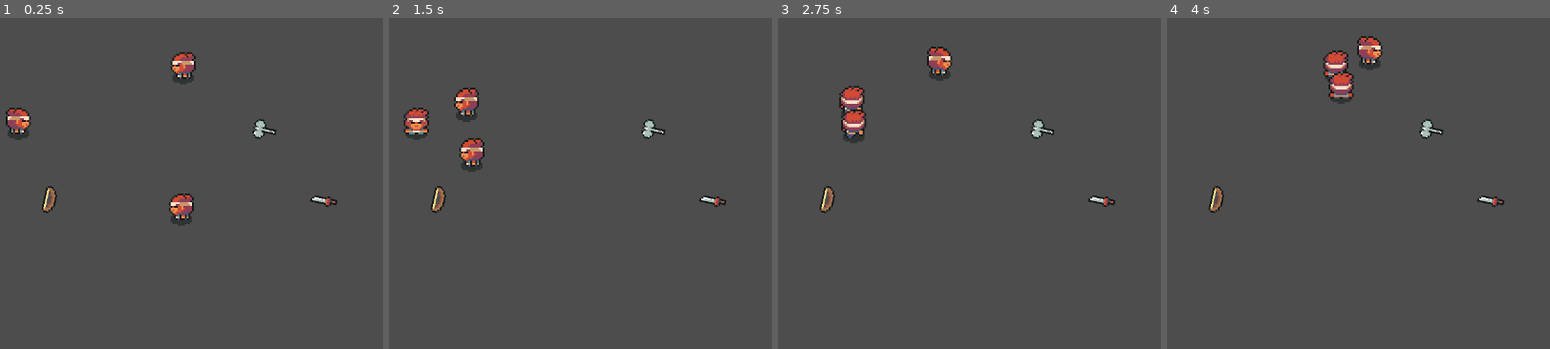
Above: before the commit, frames 1-4 (left to right).
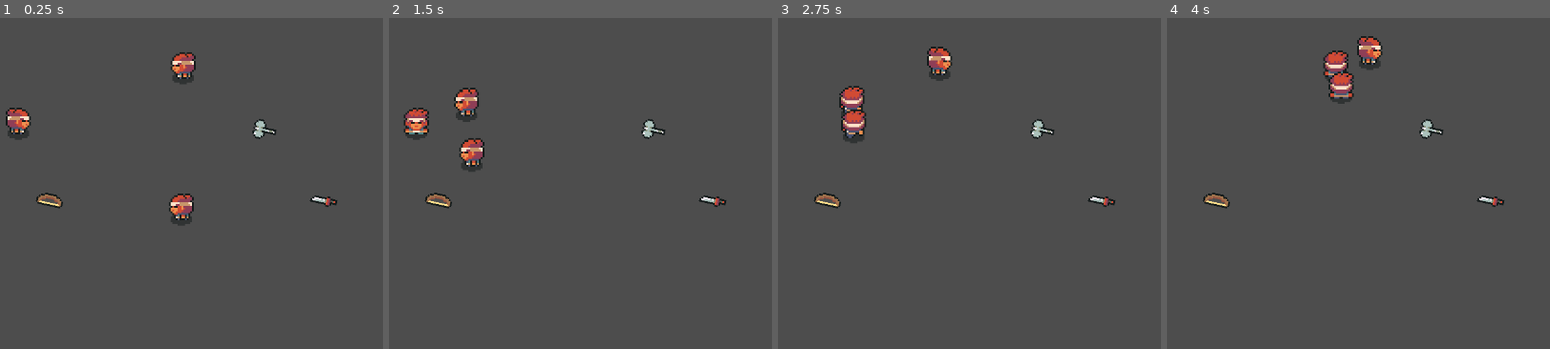
Above: after the commit, the same moments.

Repository: lucaslprimo/TheRPGProject
Game: Godot game, scene res://project/scenes/TestScene.tscn
The game is run twice, just before and just after one commit, with the same random seed, the same clock (stepped at 60 frames per second) and the same inputs.
Inputs (mouse positions are in pixels of both pictures, inside the frame that each line leads up to):
- Up to frame 1 (0.25 s): no input
- Up to frame 2 (1.5 s): move the mouse to (722, 113) at 0.52 s; press the mouse at (722, 113) at 0.53 s; hold Right (move_right) 0.53-1.28 s; move the mouse to (400, 157) at 1.27 s; release the mouse at (400, 157) at 1.28 s; hold Down (move_down) from 1.28 s (still down); tap E (interact) at 1.35 s
- Up to frame 3 (2.75 s): move the mouse to (1019, 41) at 2.02 s; release Down (move_down) at 2.03 s; hold Right (move_right) from 2.03 s (still down); hold Right mouse button (move) from 2.03 s (still down)
- Up to frame 4 (4 s): move the mouse to (1293, 219) at 2.77 s; release Right (move_right) at 2.78 s; release Right mouse button (move) at 2.78 s; hold Up (move_up) 2.78-3.53 s; tap B at 2.85 s; click (1293, 219) at 2.92 s; move the mouse to (outside the picture) at 3.52 s; hold Left (move_left) from 3.53 s (still down); tap C at 3.6 s

The runs differ from the first frame. In frame 1, 0.3% of the frame differs, in the area x 9-17%, y 50-60%; in frame 2, 0.3%; in frame 3, 0.3%; in frame 4, 0.3%.

Commit message:
Fix: Bow on back now looks normal

Diff:
--- a/project/resources/weapons/bow.tres
+++ b/project/resources/weapons/bow.tres
@@ -9,7 +9,6 @@
 script = ExtResource("1_70mkl")
 damage = 40
 weapon_type = 1
-flip_v = true
 knockback_force = 1
 weapon_sound = ExtResource("3_cqvx8")
 weapon_hit_sound = ExtResource("2_dsxe1")
--- a/project/scenes/HumanoidBase.tscn
+++ b/project/scenes/HumanoidBase.tscn
@@ -1,11 +1,10 @@
-[gd_scene load_steps=63 format=3 uid="uid://c8xs5tiuk8csl"]
+[gd_scene load_steps=62 format=3 uid="uid://c8xs5tiuk8csl"]
 
 [ext_resource type="Script" uid="uid://dkn878huqsmrg" path="res://project/scripts/humanoids/humanoid_base.gd" id="1_e3xw2"]
 [ext_resource type="Texture2D" uid="uid://baifyngifhbto" path="res://project/assets/Characters/Shadow.png" id="1_x2all"]
 [ext_resource type="Texture2D" uid="uid://3w4547733bjn" path="res://project/assets/Characters/Hunter/SpriteSheet.png" id="2_8yvsn"]
 [ext_resource type="Script" uid="uid://cb8nmj1tedwys" path="res://project/scripts/components/hurtbox_component.gd" id="3_8yvsn"]
 [ext_resource type="Script" uid="uid://c0mwlx4wif2vh" path="res://project/scripts/humanoids/skin_manager.gd" id="3_x3p1x"]
-[ext_resource type="Texture2D" uid="uid://b222oj173exhw" path="res://project/assets/Weapons/Bone/Sprite.png" id="4_hmw2o"]
 [ext_resource type="Script" uid="uid://c1c4on1mymyim" path="res://project/scripts/utils/state_machine/state_machine.gd" id="4_kqmbg"]
 [ext_resource type="Texture2D" uid="uid://bcvgip3itvvnu" path="res://project/assets/fx/SlashCurved.png" id="5_7ub6x"]
 [ext_resource type="Script" uid="uid://c6y1t1dbmj457" path="res://project/scripts/humanoids/idle_state.gd" id="5_mgefr"]
@@ -1425,8 +1424,9 @@
 position = Vector2(-9, 7.000001)
 rotation = 1.0105456
 scale = Vector2(1.5, 1.5)
-texture = ExtResource("4_hmw2o")
+texture = ExtResource("8_t6alg")
 offset = Vector2(-0.18950653, -7.864891)
+flip_h = true
 
 [node name="WeaponAnimation" type="AnimationPlayer" parent="MeleeWeapon"]
 libraries = {
@@ -1507,8 +1507,7 @@
 position = Vector2(0, -6)
 
 [node name="Bow" type="Sprite2D" parent="RangedWeapon"]
-position = Vector2(8, 0)
-rotation = -1.5707964
+position = Vector2(8, -1)
 texture = ExtResource("8_t6alg")
 
 [node name="Arrow" type="Sprite2D" parent="RangedWeapon"]
Binary file changed: project/assets/Weapons/Bow/Sprite.png
